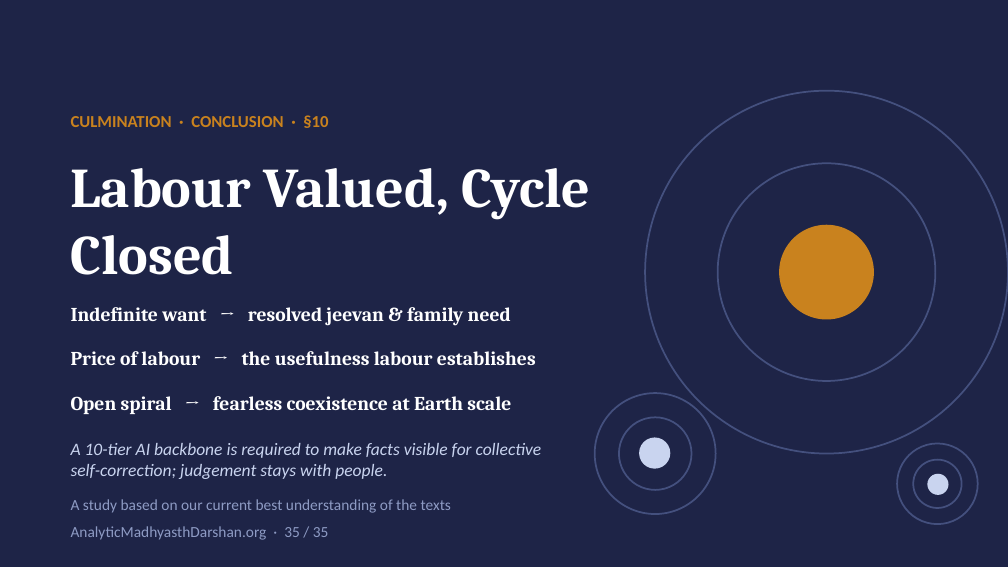
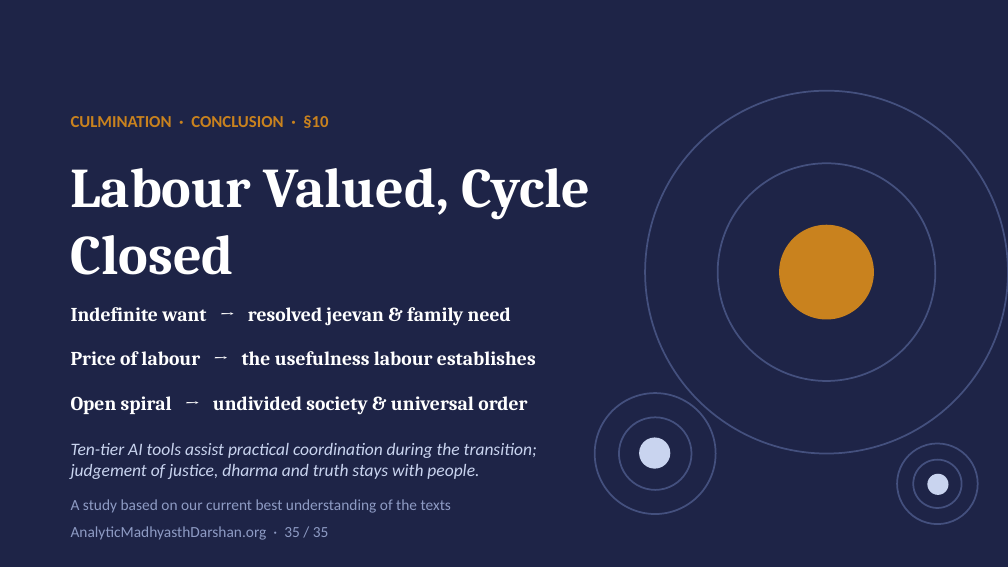
Before and after one commit to raghavamohan/AnalyticMadhyasthDarshan, a slide deck: slide 35 of Studies/Prosperity-Economics-And-Right-Use/Prosperity-Economics-And-Right-Use-Madhyasth-Darshan.pptx. Drawn at 1008x567 pixels with LibreOffice and Linux fonts; fonts in the diff are those of the drawing. Boxes give left, top, right and bottom in pixels: in the first picture for what was removed or moved away, otherwise in the second. Text is boxed around its words. In the diff, an @@ line names an element or a change of style, - is before the commit and + after.

```diff
--- a/Studies/Prosperity-Economics-And-Right-Use/Prosperity-Economics-And-Right-Use-Madhyasth-Darshan.pptx
+++ b/Studies/Prosperity-Economics-And-Right-Use/Prosperity-Economics-And-Right-Use-Madhyasth-Darshan.pptx
@@ text at bbox=[71, 396, 527, 414]: text changed @@
-Open spiral → fearless coexistence at Earth scale
+Open spiral → undivided society & universal order
@@ text at bbox=[71, 443, 537, 479]: text changed @@
-A 10-tier AI backbone is required to make facts visible for collective self-correction; judgement stays with people.
+Ten-tier AI tools assist practical coordination during the transition; judgement of justice, dharma and truth stays with people.
```
Also in this commit, not shown: 15 other slides changed, 15 other files.
